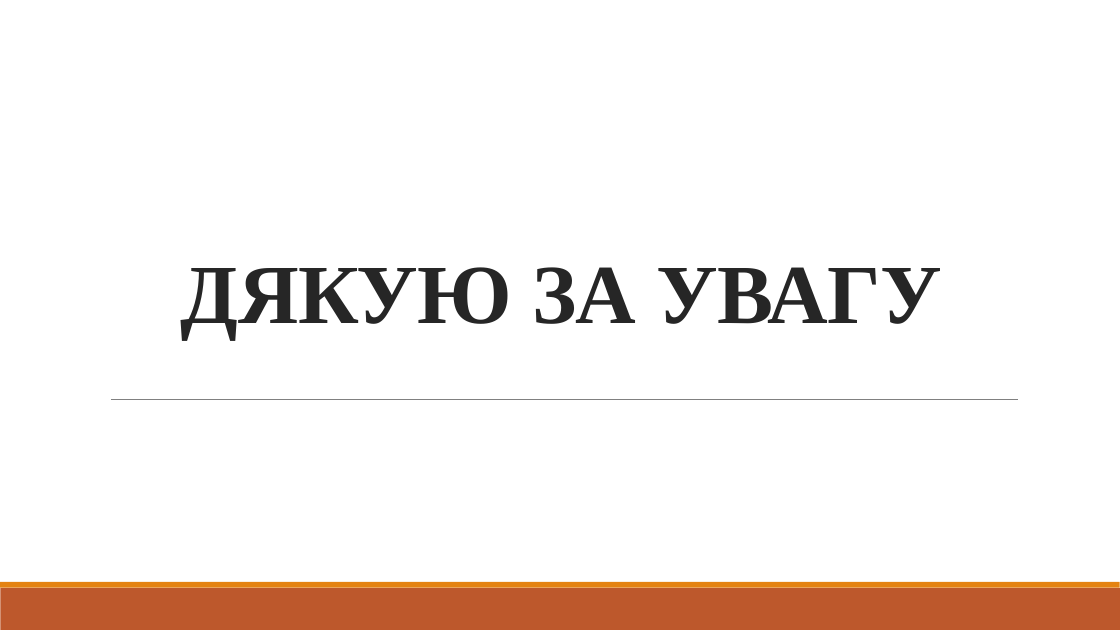
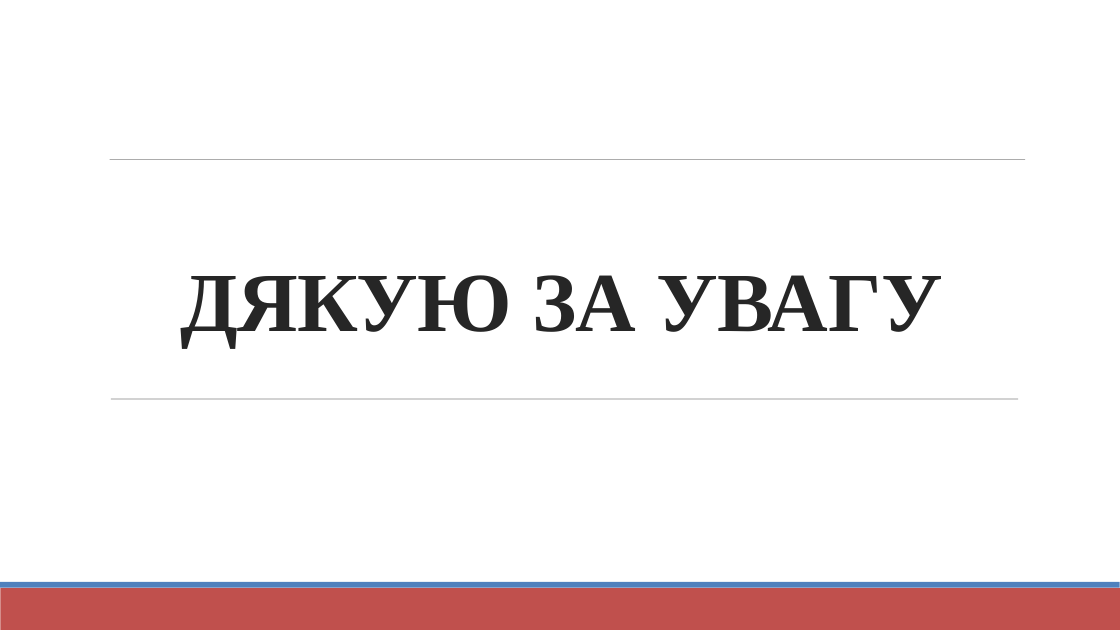
Before and after one commit to Sahlet/GammaNN, a slide deck: slide 11 of Documents/мой диплом/ПРЕЗЕНТАЦИЯ(предзащита).pptx (slide 15 before the commit). Drawn at 1120x630 pixels with LibreOffice and Linux fonts; fonts in the diff are those of the drawing. Boxes give left, top, right and bottom in pixels: in the first picture for what was removed or moved away, otherwise in the second. Text is boxed around its words. In the diff, an @@ line names an element or a change of style, - is before the commit and + after.

```diff
--- a/Documents/мой диплом/ПРЕЗЕНТАЦИЯ(предзащита).pptx
+++ b/Documents/мой диплом/ПРЕЗЕНТАЦИЯ(предзащита).pptx
@@ text "ДЯКУЮ ЗА УВАГУ" at <box>180,275,943,347</box>: line spacing 0.85 to 1 @@
@@ line added from (110, 160) to (1026, 160), #808080 0.51 pt @@
@@ line (111, 399) - (1018, 399): stroke #808080 0.5 pt to #808080 0.51 pt @@
@@ rectangle at <box>0,588,1120,630</box>: fill #BD582C to #C0504D @@
@@ rectangle at <box>0,582,1120,588</box>: fill #E48312 to #4F81BD @@
```
Also in this commit, not shown: 7 other slides changed, 3 slides added, 7 slides removed, 7 other files.
